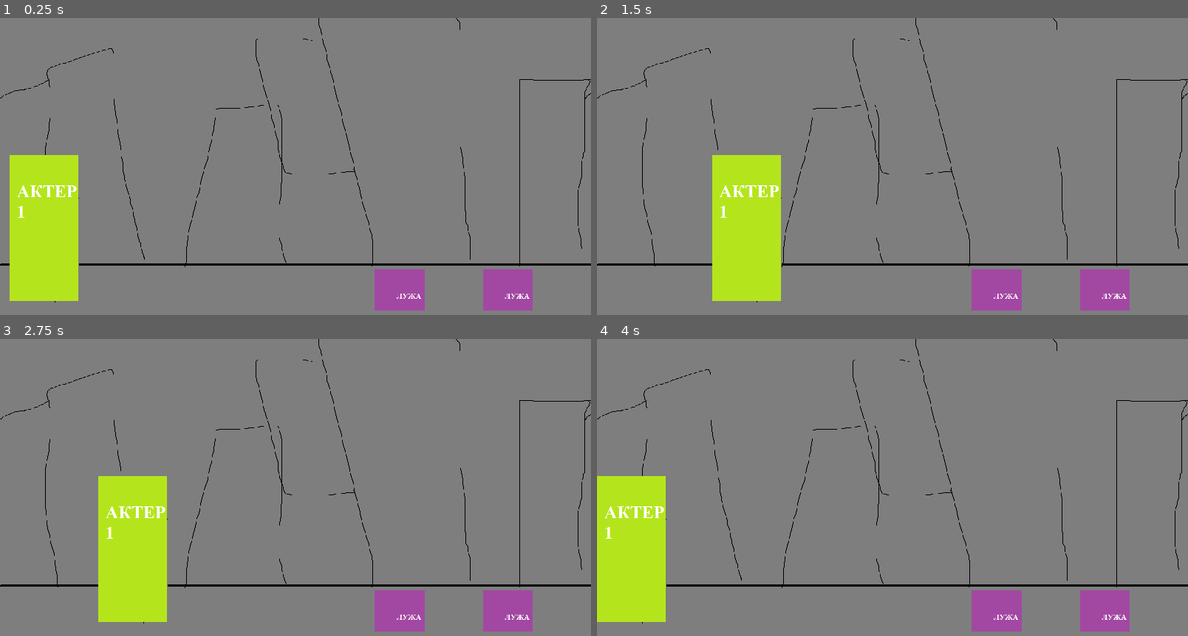
Above: before the commit, frames 1-4 (two rows, left to right).
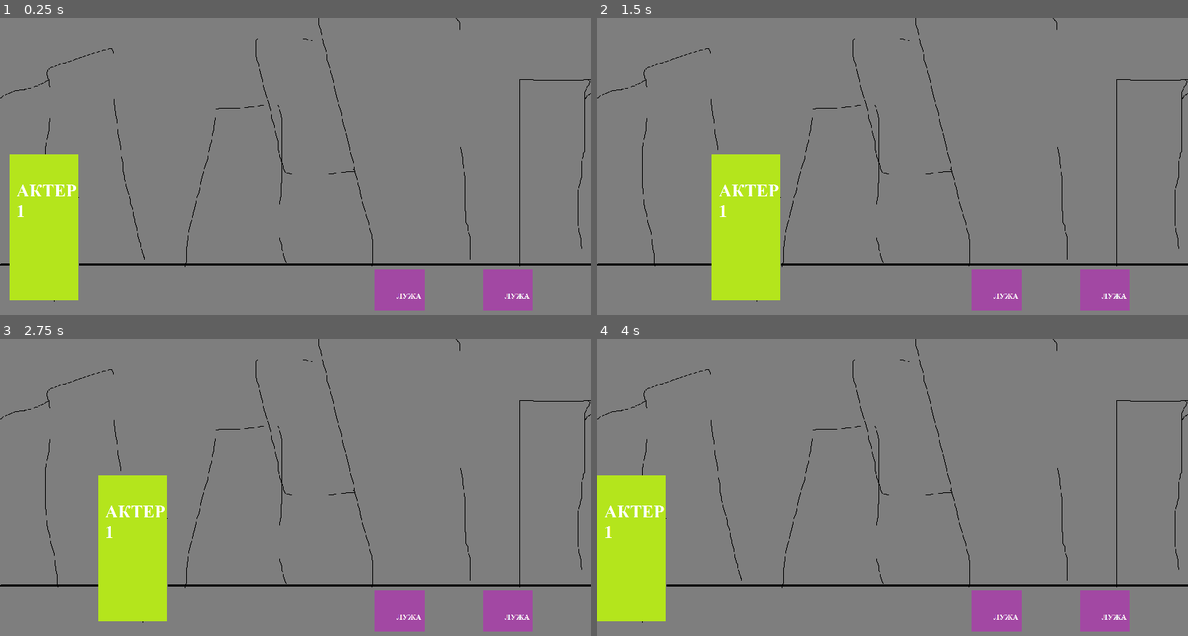
Above: after the commit, the same moments.

Repository: Miracle-Frontier/Horny
Game: Godot game, scene res://cleaner/world/world.tscn
The game is run twice, just before and just after one commit, with the same random seed, the same clock (stepped at 60 frames per second) and the same inputs.
Inputs (mouse positions are in pixels of both pictures, inside the frame that each line leads up to):
- Up to frame 1 (0.25 s): no input
- Up to frame 2 (1.5 s): tap Enter at 0.5 s; move the mouse to (862, 249) at 0.52 s; hold Right (ui_right) from 0.53 s (still down); click (862, 249) at 0.67 s; move the mouse to (1069, 234) at 1.27 s; click (1069, 234) at 1.42 s
- Up to frame 3 (2.75 s): move the mouse to (118, 454) at 2.02 s; release Right (ui_right) at 2.03 s; hold Left (ui_left) from 2.03 s (still down); click (118, 454) at 2.17 s
- Up to frame 4 (4 s): keep holding Left (ui_left); move the mouse to (922, 505) at 2.77 s; click (922, 505) at 2.92 s; move the mouse to (803, 422) at 3.52 s; click (803, 422) at 3.67 s

The runs differ from the first frame. In frame 1, 0.2% of the frame differs, in the area x 1-14%, y 45-96%; in frame 2, 0.3%, in the area x 19-32%, y 45-96%; in frame 3, 0.2%; in frame 4, 0.2%.

Commit message:
new broom logic

Diff:
--- a/cleaner/broom/broom.gd
+++ b/cleaner/broom/broom.gd
@@ -1,54 +1,24 @@
-extends Sprite
+extends Node2D
 
 const TWEEN_DURATION: float = 0.4
 
-enum State { IDLE =1,  CLEARING = 2}
-
-var order:Array = []
-var current_state = State.IDLE
-var current_garbage:Node2D
-var start_position:Vector2
-
-func _ready() -> void:
-	start_position = global_position
-	modulate.a = 0.0
+onready var clear_area:Area2D
 
 
-func clear(garbage: Node2D):
-	if is_in_order(garbage): return
-	order.append(garbage)
+func set_clear_area(clear_area:Area2D):
+	self.clear_area = clear_area
 
 
-func is_in_order(garbage: Node2D) -> bool:
-	for current in order:
-		if current == garbage: return true
-	return false
-
-
-func _physics_process(delta: float) -> void:
-	if current_state == State.IDLE and not order.empty():
-		current_state = State.CLEARING
-		var last_index:int  = order.size() - 1
-		var current_garbage:Node2D = order[last_index]
-		order.remove(last_index)
-		handle_clear(current_garbage)
-
-
-func handle_clear(garbage: Node2D) -> void:
-	current_garbage = garbage
+func clear() -> void:
+	global_position = clear_area.global_position
+	$AnimationPlayer.play("clear")
 	twin_show()
-	global_position = garbage.global_position
-	$AnimationPlayer.play("clear")
+	$BroomArea/CollisionShape2D.disabled = false
 
 
 func cleared() -> void:
-	$AnimationPlayer.play("RESET")
-	if not current_garbage == null:
-		current_garbage.queue_free()
-		current_garbage = null
-	current_state = State.IDLE
-	yield(twin_hide(), "finished")
-	global_position = global_position
+	$BroomArea/CollisionShape2D.disabled = true
+	twin_hide()
 
 
 func twin_show(duration: float = TWEEN_DURATION) -> SceneTreeTween:
@@ -63,3 +33,9 @@
 	tween.set_trans(Tween.TRANS_CUBIC)
 	tween.tween_property(self, "modulate:a", 0.0, duration)
 	return tween
+
+
+func _on_Area2D_body_entered(body: Node) -> void:
+	print(body)
+	if body.has_method("clear"):
+		body.clear()
--- a/cleaner/broom/broom.tscn
+++ b/cleaner/broom/broom.tscn
@@ -1,12 +1,12 @@
-[gd_scene load_steps=5 format=2]
+[gd_scene load_steps=6 format=2]
 
 [ext_resource path="res://assets/broom.png" type="Texture" id=1]
 [ext_resource path="res://cleaner/broom/broom.gd" type="Script" id=2]
 
-[sub_resource type="Animation" id=1]
+[sub_resource type="Animation" id=3]
 length = 0.001
 tracks/0/type = "value"
-tracks/0/path = NodePath(".:rotation_degrees")
+tracks/0/path = NodePath("Sprite:rotation_degrees")
 tracks/0/interp = 1
 tracks/0/loop_wrap = true
 tracks/0/imported = false
@@ -15,26 +15,14 @@
 "times": PoolRealArray( 0 ),
 "transitions": PoolRealArray( 1 ),
 "update": 0,
-"values": [ 0.0 ]
-}
-tracks/1/type = "value"
-tracks/1/path = NodePath(".:position")
-tracks/1/interp = 1
-tracks/1/loop_wrap = true
-tracks/1/imported = false
-tracks/1/enabled = true
-tracks/1/keys = {
-"times": PoolRealArray( 0 ),
-"transitions": PoolRealArray( 1 ),
-"update": 0,
-"values": [ Vector2( 0, 0 ) ]
+"values": [ 13.0 ]
 }
 
 [sub_resource type="Animation" id=2]
 resource_name = "clear"
 length = 0.5
 tracks/0/type = "value"
-tracks/0/path = NodePath(".:rotation_degrees")
+tracks/0/path = NodePath("Sprite:rotation_degrees")
 tracks/0/interp = 1
 tracks/0/loop_wrap = true
 tracks/0/imported = false
@@ -43,7 +31,7 @@
 "times": PoolRealArray( 0, 0.1, 0.2, 0.3, 0.4, 0.5 ),
 "transitions": PoolRealArray( 1, 1, 1, 1, 1, 1 ),
 "update": 0,
-"values": [ 12.6073, -15.892, 17.5333, -17.9639, 16.065, -24.3001 ]
+"values": [ 13.0, -13.0, 13.0, -13.0, 13.0, -13.0 ]
 }
 tracks/1/type = "method"
 tracks/1/path = NodePath(".")
@@ -60,13 +48,29 @@
 } ]
 }
 
-[node name="Broom" type="Sprite"]
+[sub_resource type="CircleShape2D" id=4]
+radius = 36.0555
+
+[node name="Broom" type="Node2D"]
 z_index = 1
-texture = ExtResource( 1 )
-offset = Vector2( 0, 60 )
 script = ExtResource( 2 )
 
 [node name="AnimationPlayer" type="AnimationPlayer" parent="."]
-autoplay = "RESET"
-anims/RESET = SubResource( 1 )
+anims/RESET = SubResource( 3 )
 anims/clear = SubResource( 2 )
+
+[node name="Sprite" type="Sprite" parent="."]
+position = Vector2( 0, -144 )
+rotation = 0.226893
+texture = ExtResource( 1 )
+offset = Vector2( 0, 60 )
+
+[node name="BroomArea" type="Area2D" parent="."]
+collision_layer = 0
+collision_mask = 4
+
+[node name="CollisionShape2D" type="CollisionShape2D" parent="BroomArea"]
+shape = SubResource( 4 )
+disabled = true
+
+[connection signal="body_entered" from="BroomArea" to="." method="_on_Area2D_body_entered"]
--- a/cleaner/city/city.gd
+++ b/cleaner/city/city.gd
@@ -19,6 +19,7 @@
 	var position:Vector2 = player.global_position
 	position.x = get_random_x_position()
 	player.global_position = position
+	player.init_broom(broom)
 
 
 func create_garbages() -> Array:
@@ -32,10 +33,8 @@
 
 	return garbages
 
-func clear_garbage(garbage: Node2D) -> void:
-	print("Clear garbage!")
-	garbage.set_blocked()
-	broom.clear(garbage)
+func clear_garbage() -> void:
+	broom.clear()
 
 
 func put_garbages_to_random_positions(garbages: Array) -> void:
--- a/cleaner/city/city.tscn
+++ b/cleaner/city/city.tscn
@@ -47,7 +47,7 @@
 shape = SubResource( 4 )
 
 [node name="Player" parent="." instance=ExtResource( 2 )]
-position = Vector2( 275, 415 )
+position = Vector2( 380, 416 )
 
 [node name="GarbageProvider" parent="." instance=ExtResource( 3 )]
 garbages = [ ExtResource( 6 ), ExtResource( 5 ) ]
@@ -61,3 +61,4 @@
 position = Vector2( 1521, 732 )
 
 [node name="Broom" parent="." instance=ExtResource( 7 )]
+position = Vector2( 805, -659 )
--- a/cleaner/garbage/garbage.gd
+++ b/cleaner/garbage/garbage.gd
@@ -1,5 +1,6 @@
 extends KinematicBody2D
 
+const TWEEN_DURATION: float = 0.4
 const LEFT_MOUSE:int = 1;
 signal need_clear
 onready var mouse_icon = $TextureRect
@@ -10,17 +11,14 @@
 	pass
 
 
-func _on_Area2D_body_entered(body: Node) -> void:
-	if blocked: return
+func show_clean_variant() -> void:
 	var tween:SceneTreeTween = create_tween()
 	tween.set_trans(Tween.TRANS_CUBIC)
 	tween.tween_property(mouse_icon, "modulate:a", 1.0, 0.5)
 	yield(tween, "finished")
 	active = true
 
-
-func _on_Area2D_body_exited(body: Node) -> void:
-	if blocked: return
+func hide_clean_variants() -> void:
 	active = false
 	var tween:SceneTreeTween = create_tween()
 	tween.set_trans(Tween.TRANS_CUBIC)
@@ -31,8 +29,31 @@
 	if blocked or not active: return
 	if event is InputEventMouseButton:
 		if event.is_pressed() and event.get_button_index() == LEFT_MOUSE:
-			emit_signal("need_clear", self)
+			emit_signal("need_clear")
 
 
 func set_blocked():
 	blocked = true
+
+
+func clear() -> void:
+	print("garbage clear!")
+	if blocked: return
+	blocked = true
+	$CollisionShape2D.disabled = true
+	#yield(twin_hide(), "finished")
+	queue_free()
+
+
+func twin_show(duration: float = TWEEN_DURATION) -> SceneTreeTween:
+	var tween:SceneTreeTween = create_tween()
+	tween.set_trans(Tween.TRANS_CUBIC)
+	tween.tween_property(self, "modulate:a", 1.0, duration)
+	return tween
+
+
+func twin_hide(duration: float = TWEEN_DURATION) -> SceneTreeTween:
+	var tween:SceneTreeTween = create_tween()
+	tween.set_trans(Tween.TRANS_CUBIC)
+	tween.tween_property(self, "modulate:a", 0.0, duration)
+	return tween
--- a/cleaner/garbage/garbage.tscn
+++ b/cleaner/garbage/garbage.tscn
@@ -6,24 +6,14 @@
 [sub_resource type="RectangleShape2D" id=1]
 extents = Vector2( 67, 68 )
 
-[sub_resource type="CapsuleShape2D" id=2]
-radius = 60.0
-height = 284.0
-
-[node name="Garbage" type="KinematicBody2D"]
+[node name="Garbage" type="KinematicBody2D" groups=["garbage"]]
+collision_layer = 4
+collision_mask = 0
 script = ExtResource( 2 )
 
 [node name="CollisionShape2D" type="CollisionShape2D" parent="."]
 position = Vector2( -2, -2 )
 shape = SubResource( 1 )
-
-[node name="Area2D" type="Area2D" parent="."]
-collision_layer = 2
-collision_mask = 2
-
-[node name="CollisionShape2D" type="CollisionShape2D" parent="Area2D"]
-rotation = -1.5708
-shape = SubResource( 2 )
 
 [node name="TextureRect" type="TextureRect" parent="."]
 modulate = Color( 1, 1, 1, 0 )
@@ -34,6 +24,4 @@
 rect_scale = Vector2( 0.5, 0.5 )
 texture = ExtResource( 3 )
 
-[connection signal="body_entered" from="Area2D" to="." method="_on_Area2D_body_entered"]
-[connection signal="body_exited" from="Area2D" to="." method="_on_Area2D_body_exited"]
 [connection signal="gui_input" from="TextureRect" to="." method="_on_TextureRect_gui_input"]
--- a/cleaner/player/player.gd
+++ b/cleaner/player/player.gd
@@ -1,11 +1,45 @@
 extends KinematicBody2D
 
+enum TurnSade { NONE = 0, LEFT = 1, RIGHT = 2}
+
 export var speed:float = 300
+onready var animation:AnimationPlayer = $AnimationPlayer
+var current_turn = TurnSade.NONE
+
+func _ready() -> void:
+	turn_side(TurnSade.LEFT)
+
+
+func init_broom(broom: Node2D) -> void:
+	broom.set_clear_area($ClearArea)
+
 
 func _physics_process(delta: float) -> void:
 	var direction = Vector2(0,10)
 	if Input.is_action_pressed("ui_left"):
 		direction.x = -1
+		turn_side(TurnSade.LEFT)
 	elif Input.is_action_pressed("ui_right"):
 		direction.x = 1;
+		turn_side(TurnSade.RIGHT)
 	move_and_slide(direction * speed)
+
+
+func turn_side(side: int) -> void:
+	if current_turn == side: return
+	match side:
+		TurnSade.LEFT:
+			animation.play("turn_left")
+		TurnSade.RIGHT:
+			animation.play("turn_right")
+	current_turn = side
+
+
+func _on_Area2D_body_entered(body: Node) -> void:
+	if body.has_method("show_clean_variant"):
+		body.show_clean_variant()
+
+
+func _on_Area2D_body_exited(body: Node) -> void:
+	if body.has_method("hide_clean_variants"):
+		body.hide_clean_variants()
--- a/cleaner/player/player.tscn
+++ b/cleaner/player/player.tscn
@@ -6,15 +6,81 @@
 [sub_resource type="RectangleShape2D" id=1]
 extents = Vector2( 94, 200 )
 
+[sub_resource type="RectangleShape2D" id=2]
+extents = Vector2( 3.375, 4.4375 )
+
+[sub_resource type="Animation" id=5]
+length = 0.001
+tracks/0/type = "value"
+tracks/0/path = NodePath("ClearArea:position")
+tracks/0/interp = 1
+tracks/0/loop_wrap = true
+tracks/0/imported = false
+tracks/0/enabled = true
+tracks/0/keys = {
+"times": PoolRealArray( 0 ),
+"transitions": PoolRealArray( 1 ),
+"update": 0,
+"values": [ Vector2( 120, -25 ) ]
+}
+
+[sub_resource type="Animation" id=3]
+resource_name = "turn_left"
+length = 0.001
+tracks/0/type = "value"
+tracks/0/path = NodePath("ClearArea:position")
+tracks/0/interp = 1
+tracks/0/loop_wrap = true
+tracks/0/imported = false
+tracks/0/enabled = true
+tracks/0/keys = {
+"times": PoolRealArray( 0 ),
+"transitions": PoolRealArray( 1 ),
+"update": 0,
+"values": [ Vector2( -120, -25 ) ]
+}
+
+[sub_resource type="Animation" id=4]
+resource_name = "turn_right"
+length = 0.001
+tracks/0/type = "value"
+tracks/0/path = NodePath("ClearArea:position")
+tracks/0/interp = 1
+tracks/0/loop_wrap = true
+tracks/0/imported = false
+tracks/0/enabled = true
+tracks/0/keys = {
+"times": PoolRealArray( 0 ),
+"transitions": PoolRealArray( 1 ),
+"update": 0,
+"values": [ Vector2( 120, -25 ) ]
+}
+
 [node name="Player" type="KinematicBody2D"]
 collision_layer = 2
 collision_mask = 3
 script = ExtResource( 2 )
 
 [node name="Sprite" type="Sprite" parent="."]
-position = Vector2( 0, -100 )
+position = Vector2( -1, -205 )
 texture = ExtResource( 1 )
 
 [node name="CollisionShape2D" type="CollisionShape2D" parent="."]
-position = Vector2( 0, -100 )
+position = Vector2( -1, -203 )
 shape = SubResource( 1 )
+
+[node name="ClearArea" type="Area2D" parent="."]
+position = Vector2( 120, -25 )
+collision_layer = 0
+collision_mask = 4
+
+[node name="CollisionShape2D" type="CollisionShape2D" parent="ClearArea"]
+shape = SubResource( 2 )
+
+[node name="AnimationPlayer" type="AnimationPlayer" parent="."]
+anims/RESET = SubResource( 5 )
+anims/turn_left = SubResource( 3 )
+anims/turn_right = SubResource( 4 )
+
+[connection signal="body_entered" from="ClearArea" to="." method="_on_Area2D_body_entered"]
+[connection signal="body_exited" from="ClearArea" to="." method="_on_Area2D_body_exited"]
--- a/project.godot
+++ b/project.godot
@@ -52,6 +52,12 @@
 "svg/scale": 1.0
 }
 
+[layer_names]
+
+2d_physics/layer_1="environment"
+2d_physics/layer_2="player"
+2d_physics/layer_3="garbage"
+
 [mono]
 
 project/assembly_name="JiraGodot"
Not shown: 1 places in cleaner/garbage/garbage.tscn that only renumber resources
Not shown: 1 places in cleaner/player/player.tscn that only renumber resources
